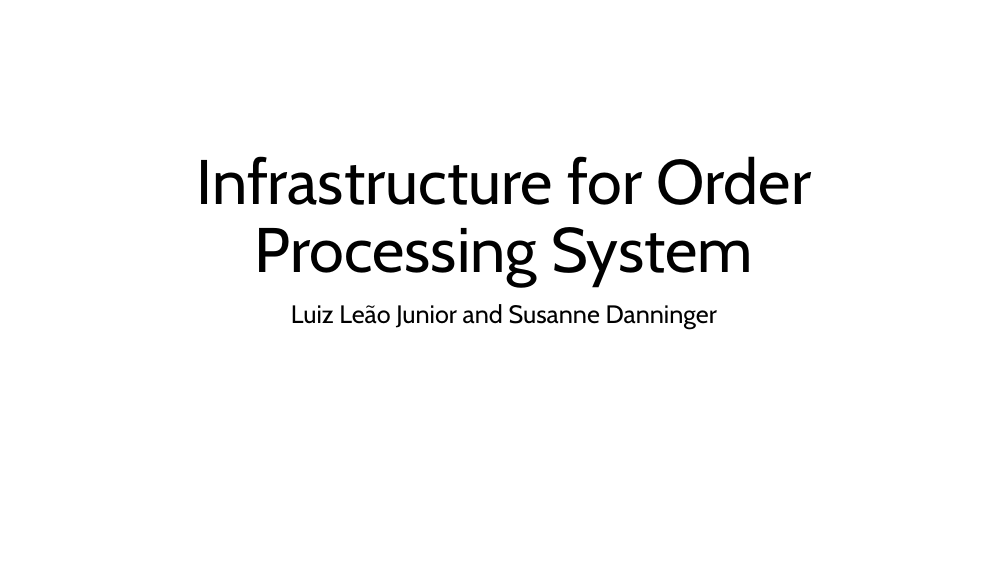
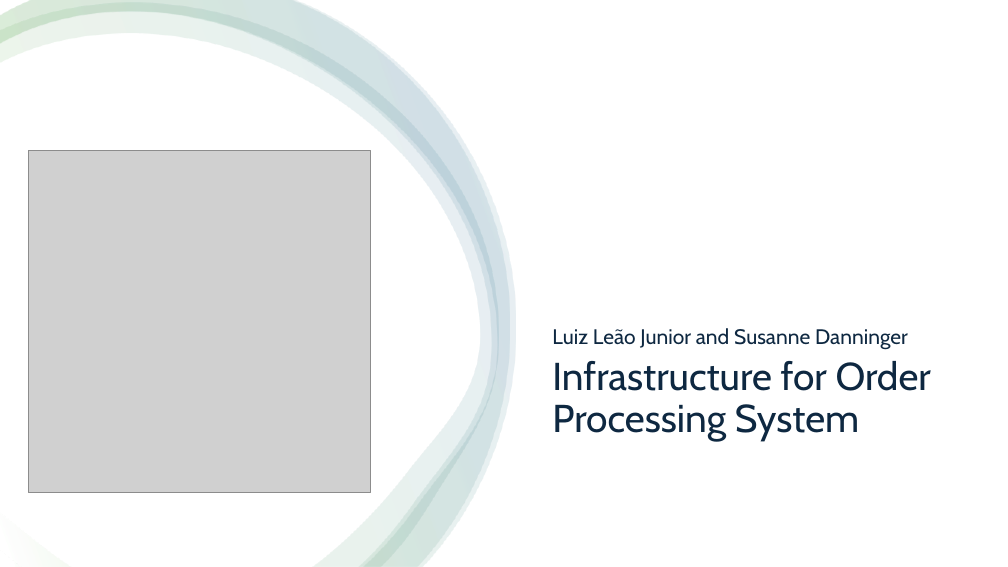
Before and after one commit to susi-dgr/FinalProject-LeaoDanninger, a slide deck: slide 1 of presentation/oms_presentation.pptx. Drawn at 1008x567 pixels with LibreOffice and Linux fonts; fonts in the diff are those of the drawing; grey boxes stand for pictures. Boxes give left, top, right and bottom in pixels: in the first picture for what was removed or moved away, otherwise in the second. Text is boxed around its words. In the diff, an @@ line names an element or a change of style, - is before the commit and + after.

```diff
--- a/presentation/oms_presentation.pptx
+++ b/presentation/oms_presentation.pptx
@@ rectangle added at (x1=0, y1=0, x2=1008, y2=567), fill #FFFFFF @@
@@ freeform shape added at (x1=0, y1=3, x2=498, y2=567), fill gradient #FFFFFF to #4EA72E to #156082 @@
@@ freeform shape added at (x1=0, y1=0, x2=510, y2=567), fill gradient #FFFFFF to #4EA72E to #156082 @@
@@ freeform shape added at (x1=0, y1=0, x2=516, y2=566), fill gradient #FFFFFF to #4EA72E to #156082 @@
@@ picture added at (x1=28, y1=150, x2=371, y2=493) @@
@@ subtitle "Luiz Leão Junior and Susanne ..." moved from (x1=291, y1=304, x2=717, y2=329) to (x1=552, y1=328, x2=908, y2=350) @@
@@ subtitle "Luiz Leão Junior and Susanne ..." at (x1=552, y1=328, x2=908, y2=350): size 24 to 20 pt, text colour #000000 to #0E2841; alignment centre to left; vertical alignment top to bottom @@
@@ title "Infrastructure for Order Processing System" moved from (x1=197, y1=156, x2=812, y2=287) to (x1=552, y1=361, x2=931, y2=441) @@
@@ title "Infrastructure for Order Processing System" at (x1=552, y1=361, x2=931, y2=441): size 60 to 37 pt, text colour #000000 to #0E2841; alignment centre to left; vertical alignment bottom to top @@
```
Also in this commit, not shown: 2 other slides changed, 5 slides added, 1 slide removed, 1 other file.
